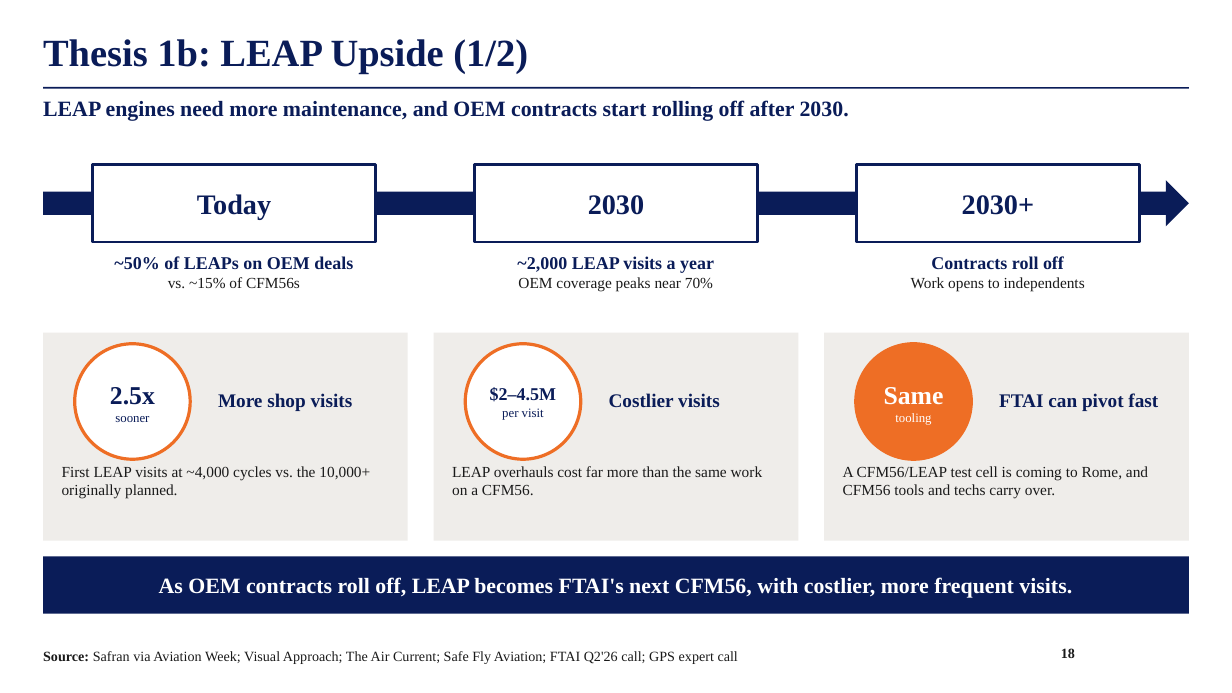
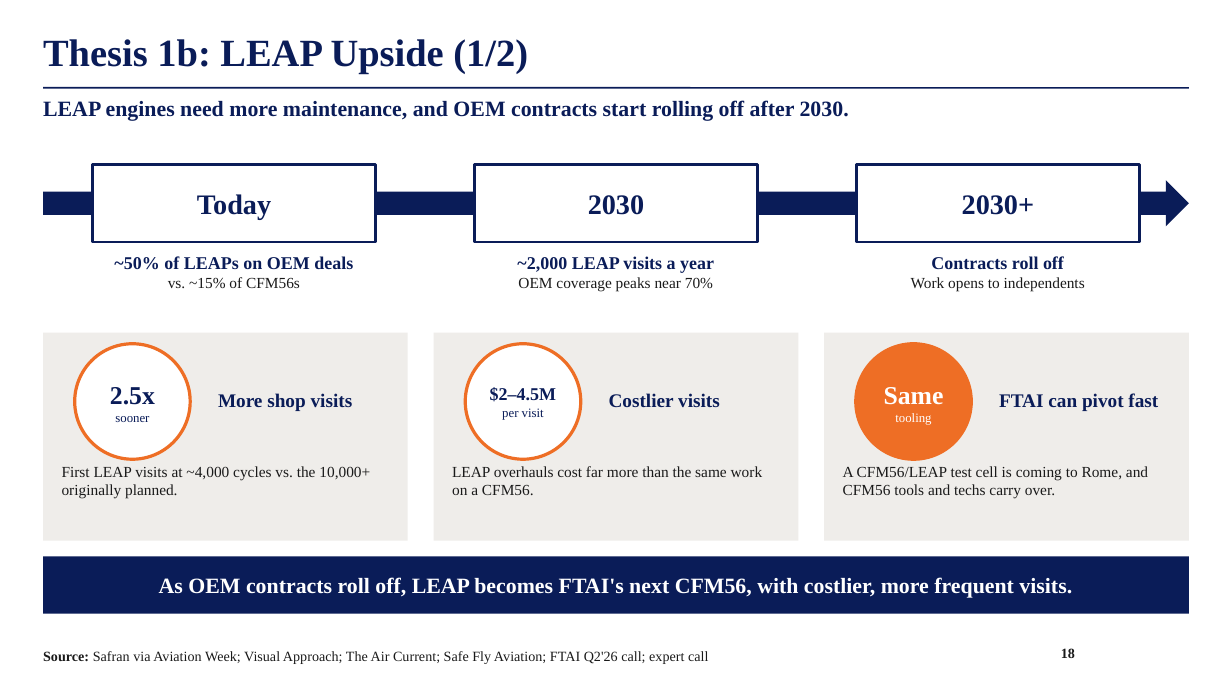
Before and after one commit to maxlsmls-dot/SPOT, a slide deck: slide 18 of deck/FTAI_Long_Pitch.pptx. Drawn at 1232x693 pixels with LibreOffice and Linux fonts; fonts in the diff are those of the drawing; background and template pictures are left out. Boxes give left, top, right and bottom in pixels: in the first picture for what was removed or moved away, otherwise in the second. Text is boxed around its words. In the diff, an @@ line names an element or a change of style, - is before the commit and + after.

```diff
--- a/deck/FTAI_Long_Pitch.pptx
+++ b/deck/FTAI_Long_Pitch.pptx
@@ text at (x1=43, y1=651, x2=708, y2=664): text changed @@
-Source: Safran via Aviation Week; Visual Approach; The Air Current; Safe Fly Aviation; FTAI Q2'26 call; GPS expert call
+Source: Safran via Aviation Week; Visual Approach; The Air Current; Safe Fly Aviation; FTAI Q2'26 call; expert call
```
Also in this commit, not shown: 12 other slides changed, 1 other file.
